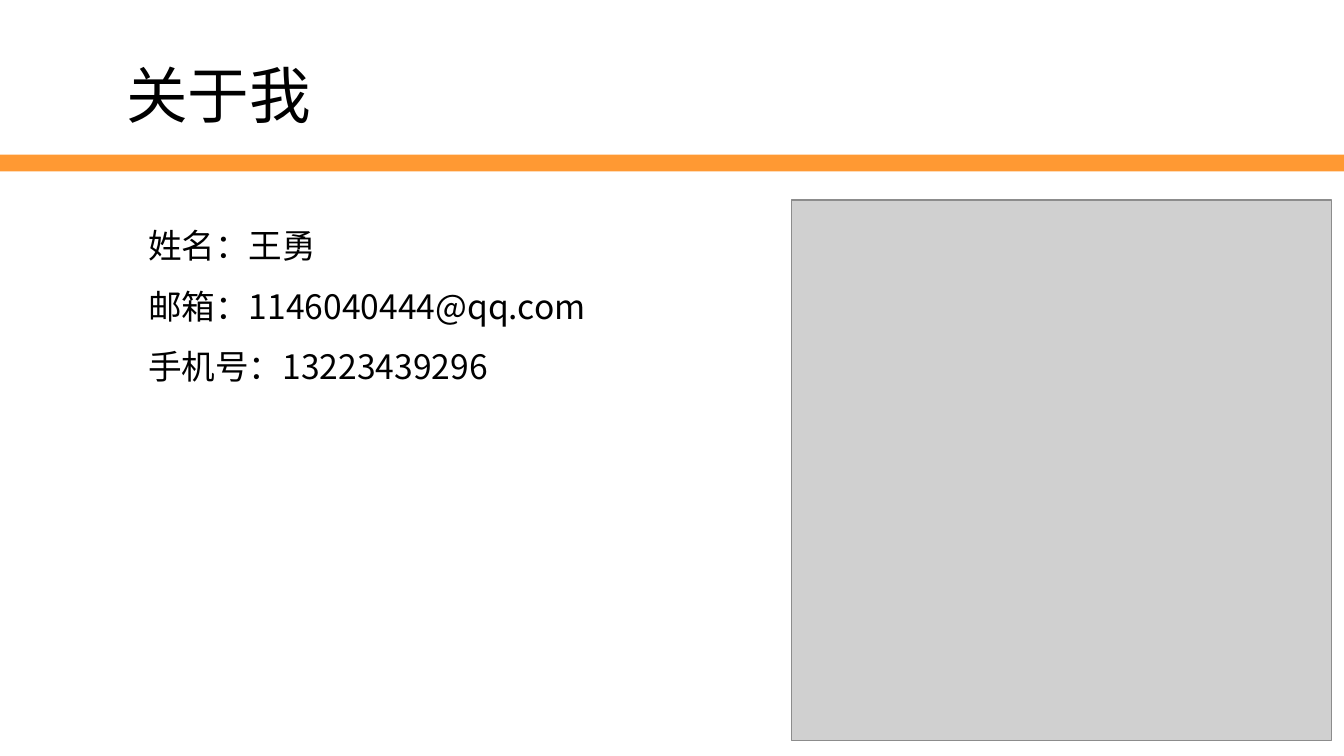
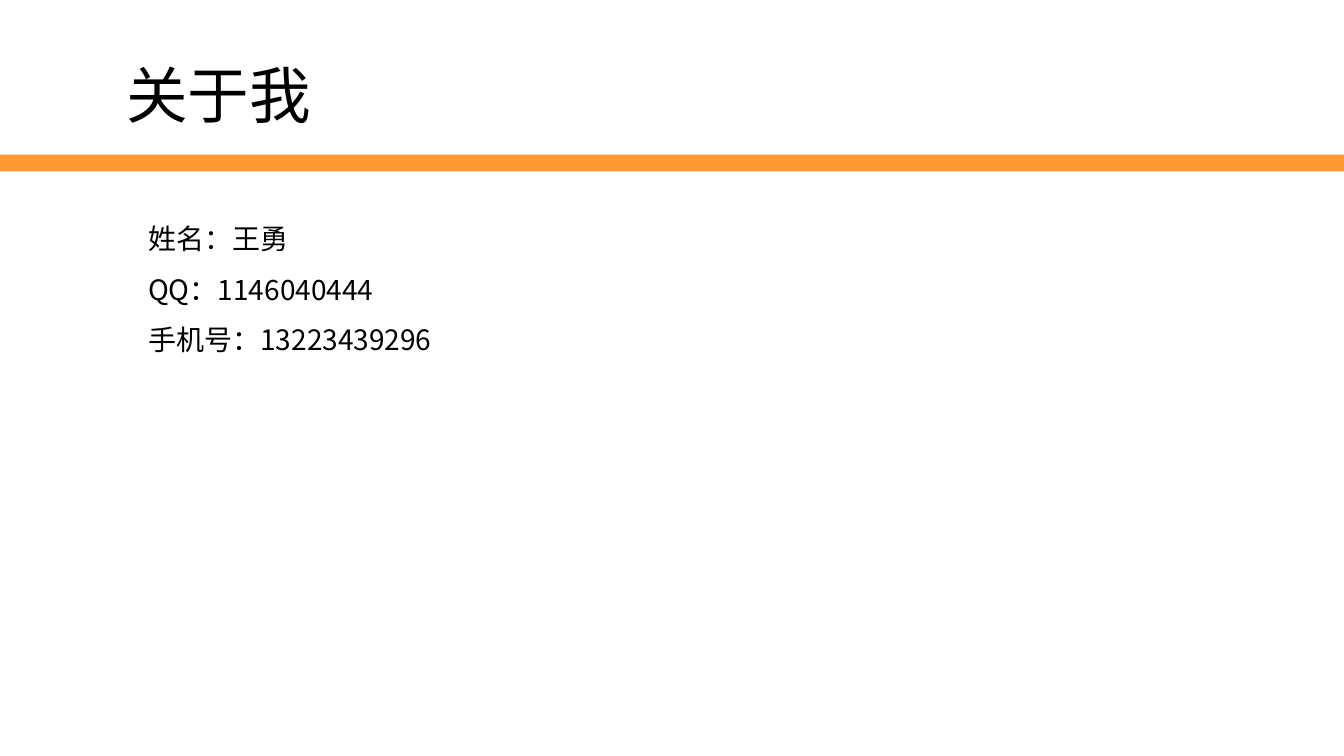
Before and after one commit to edu2act/2017-2018_1st_Wechat_Web_Programming, a slide deck: slide 2 of meterials/slides/ch01-wechat public platform.pptx. Drawn at 1344x756 pixels with LibreOffice and Linux fonts; fonts in the diff are those of the drawing; grey boxes stand for pictures; background and template pictures are left out. Boxes give left, top, right and bottom in pixels: in the first picture for what was removed or moved away, otherwise in the second. Text is boxed around its words. In the diff, an @@ line names an element or a change of style, - is before the commit and + after.

```diff
--- a/meterials/slides/ch01-wechat public platform.pptx
+++ b/meterials/slides/ch01-wechat public platform.pptx
@@ picture removed at (791, 200, 1332, 740) @@
@@ text at (148, 225, 431, 353): size 24 to 20 pt in "姓名：王勇", "手机号：13223439296" @@
@@ text at (148, 279, 373, 305): text changed; size 24 to 20 pt @@
-邮箱：1146040444@qq.com
+QQ：1146040444
```
Also in this commit, not shown: 3 other slides changed, 1 slide added, 1 slide removed, 1 other file.
